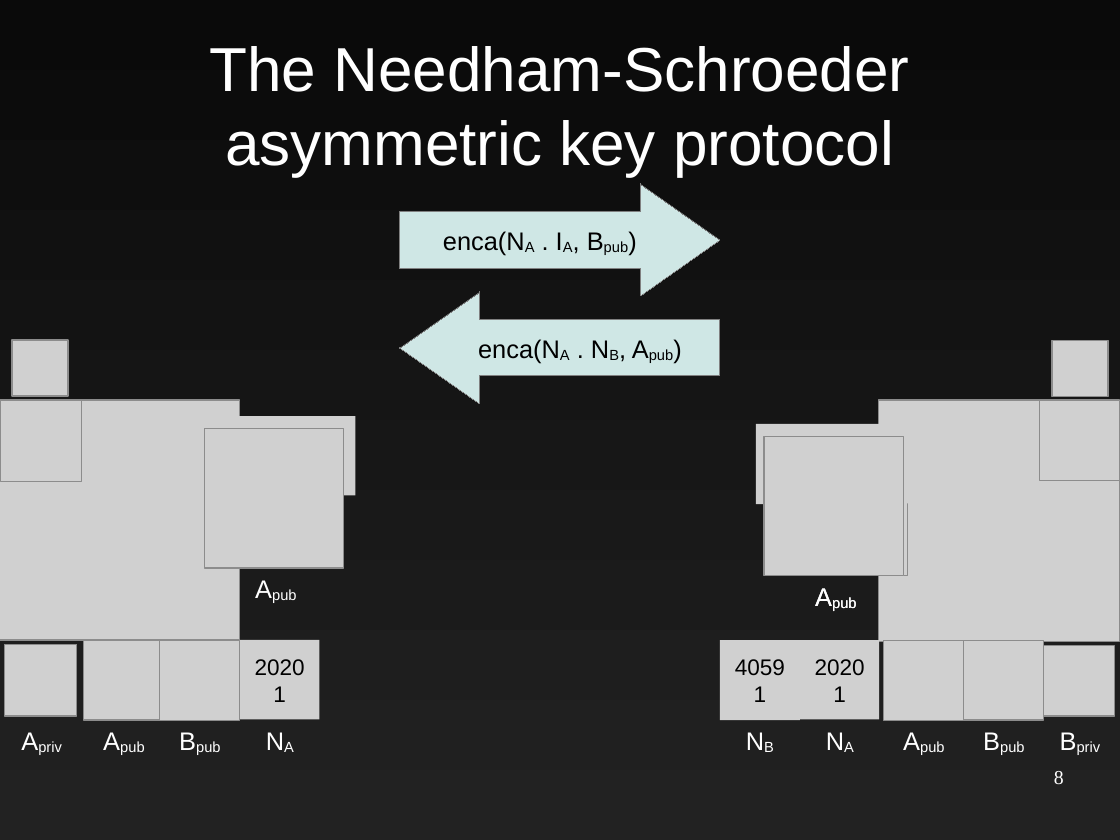
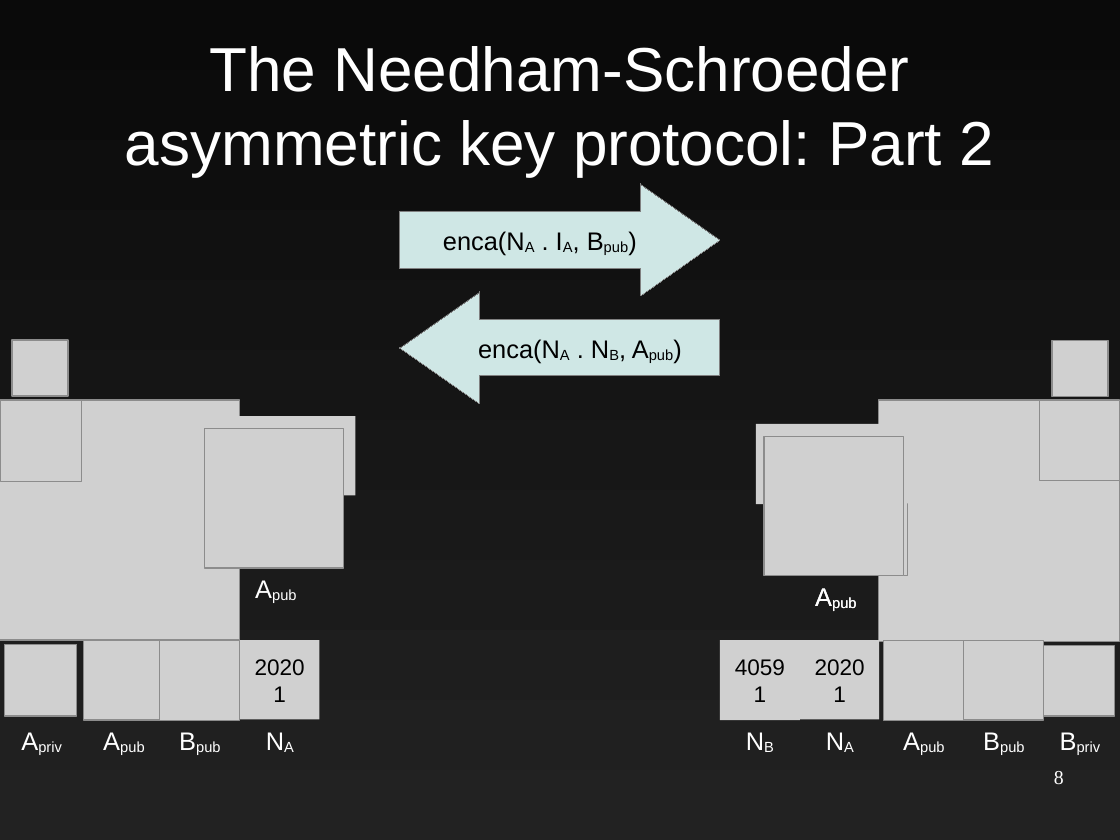
Before and after one commit to EtiennePerot/cs525p, a slide deck: slide 8 of Presentation.odp. Drawn at 1120x840 pixels with LibreOffice and Linux fonts; fonts in the diff are those of the drawing; grey boxes stand for pictures. Boxes give left, top, right and bottom in pixels: in the first picture for what was removed or moved away, otherwise in the second. Text is boxed around its words. In the diff, an @@ line names an element or a change of style, - is before the commit and + after.

Commit message:
Finished protocol explanation

```diff
--- a/Presentation.odp
+++ b/Presentation.odp
@@ title at bbox=[125, 46, 994, 177]: text changed @@
-The Needham-Schroeder asymmetric key protocol
+The Needham-Schroeder asymmetric key protocol: Part 2
```
Also in this commit, not shown: 2 other slides changed, 1 slide added, 10 other files.
